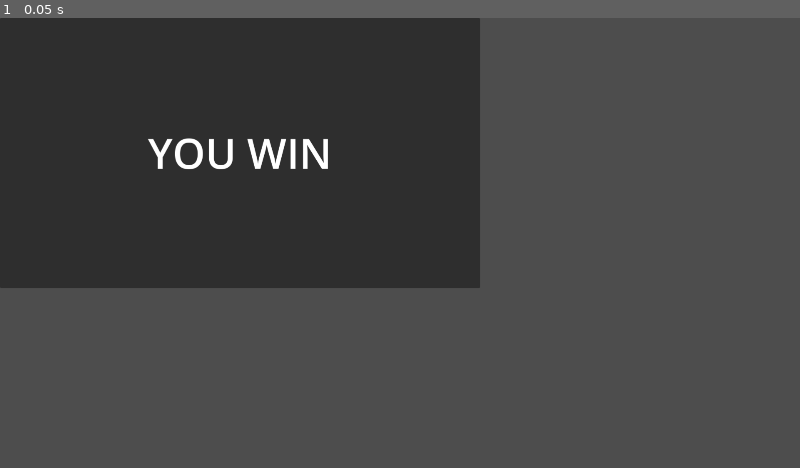
Above: before the commit, frame 1.
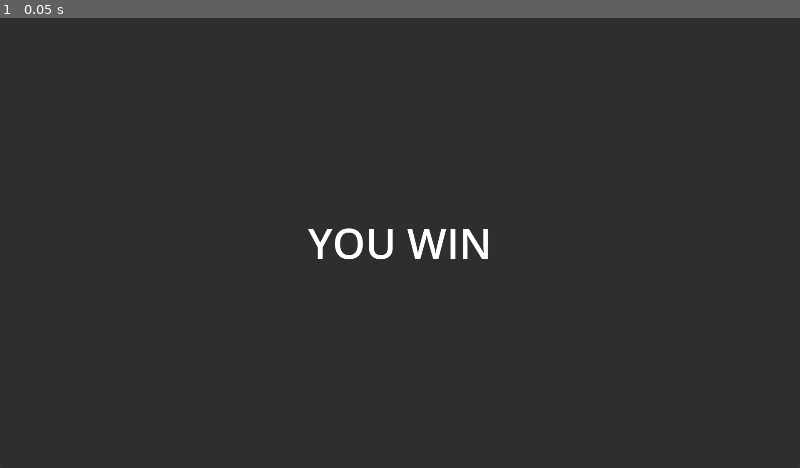
Above: after the commit, the same moment.

Repository: Tayacan/GameOff2023
Game: Godot game, scene res://scenes/winscreen.tscn
Two runs of this game, one before a commit and one after it. Both use one fixed random seed, a clock stepped at 60 frames per second and the inputs below. This scene is started directly instead of the project's main scene.
Inputs:
- Up to frame 1 (0.05 s): no input

The runs differ from the first frame. In frame 1, 65% of the frame differs, in the area x 0-100%, y 0-100%.

Commit message:
Update winscreen to new resolution

Diff:
--- a/scenes/winscreen.tscn
+++ b/scenes/winscreen.tscn
@@ -13,13 +13,13 @@
 
 [node name="Panel" type="Panel" parent="."]
 layout_mode = 0
-offset_right = 1152.0
-offset_bottom = 648.0
+offset_right = 1920.0
+offset_bottom = 1080.0
 
 [node name="Label" type="Label" parent="Panel"]
 layout_mode = 0
-offset_right = 1152.0
-offset_bottom = 648.0
+offset_right = 1920.0
+offset_bottom = 1080.0
 theme_override_font_sizes/font_size = 100
 text = "YOU WIN"
 horizontal_alignment = 1
